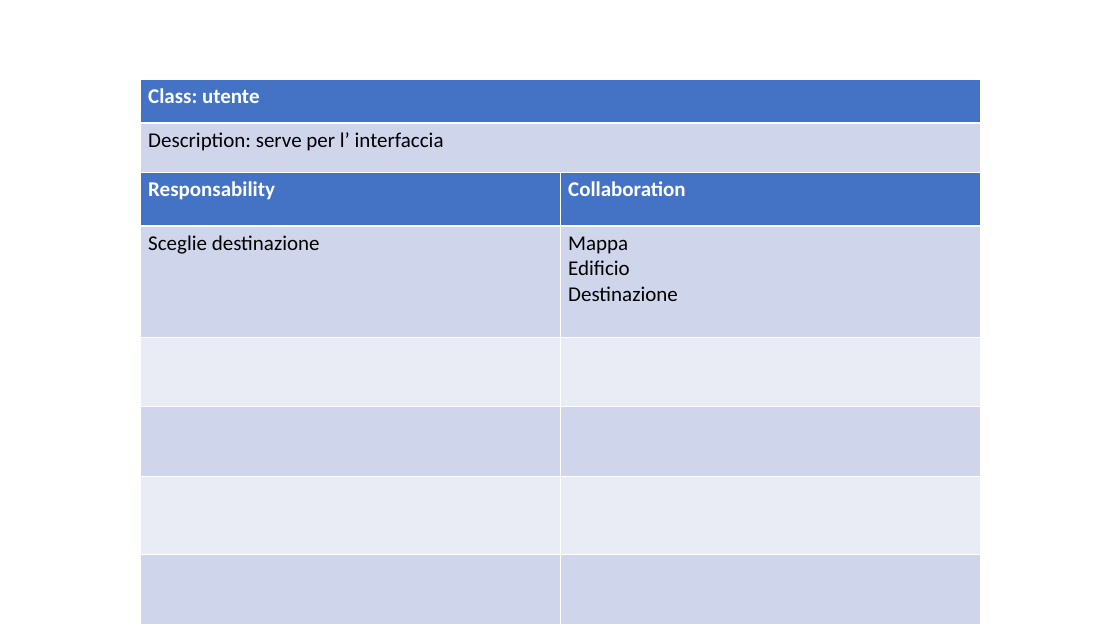
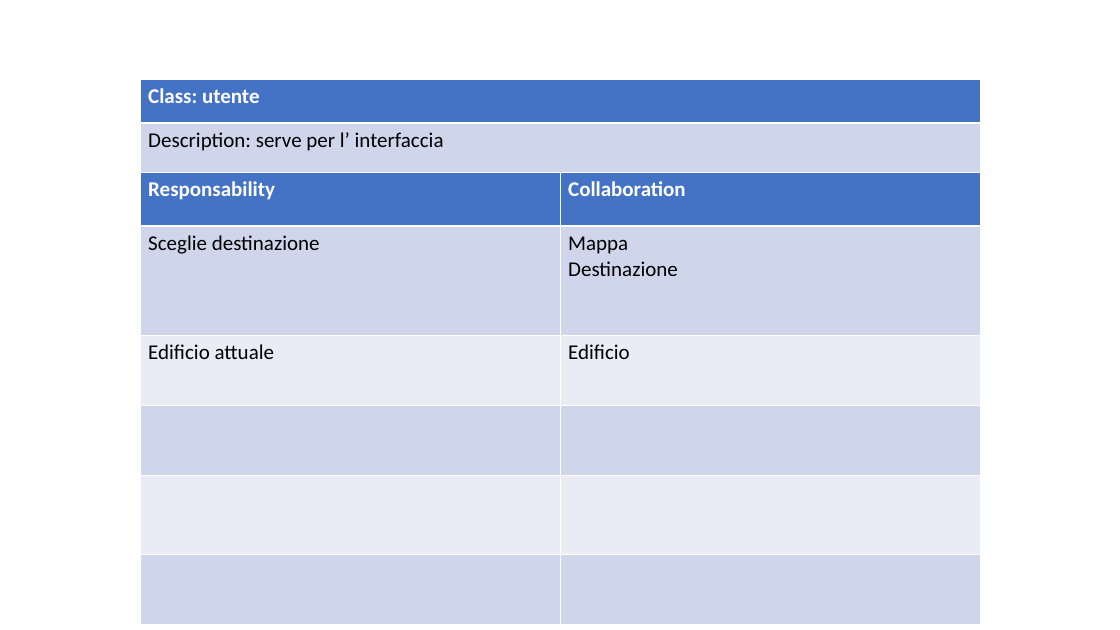
Before and after one commit to ecorradini/ProgettoIDS, a slide deck: slide 5 of AnalisiRequisiti/CRC/UT2/ClassiDiAnalisiUT2.ppt. Drawn at 1120x630 pixels with LibreOffice and Linux fonts; fonts in the diff are those of the drawing. Boxes give left, top, right and bottom in pixels: in the first picture for what was removed or moved away, otherwise in the second. Text is boxed around its words. In the diff, an @@ line names an element or a change of style, - is before the commit and + after.

```diff
--- a/AnalisiRequisiti/CRC/UT2/ClassiDiAnalisiUT2.ppt
+++ b/AnalisiRequisiti/CRC/UT2/ClassiDiAnalisiUT2.ppt
@@ table at (140,172,980,624) @@
-row 2: Sceglie destinazione | Mappa / Edificio / Destinazione
+row 2: Sceglie destinazione | Mappa / Destinazione
+row 3: Edificio attuale | Edificio
-row 6:  | 
```
Also in this commit, not shown: 2 other slides changed, 3 other files.
